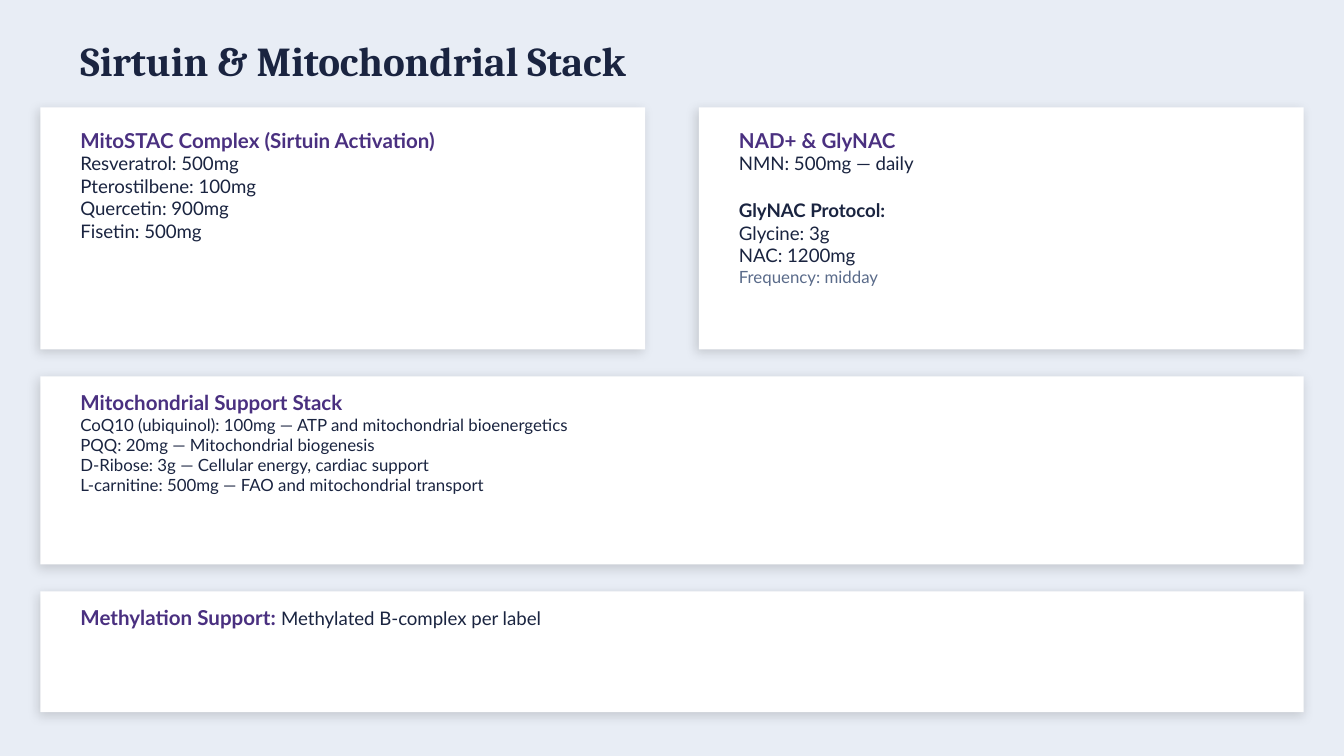
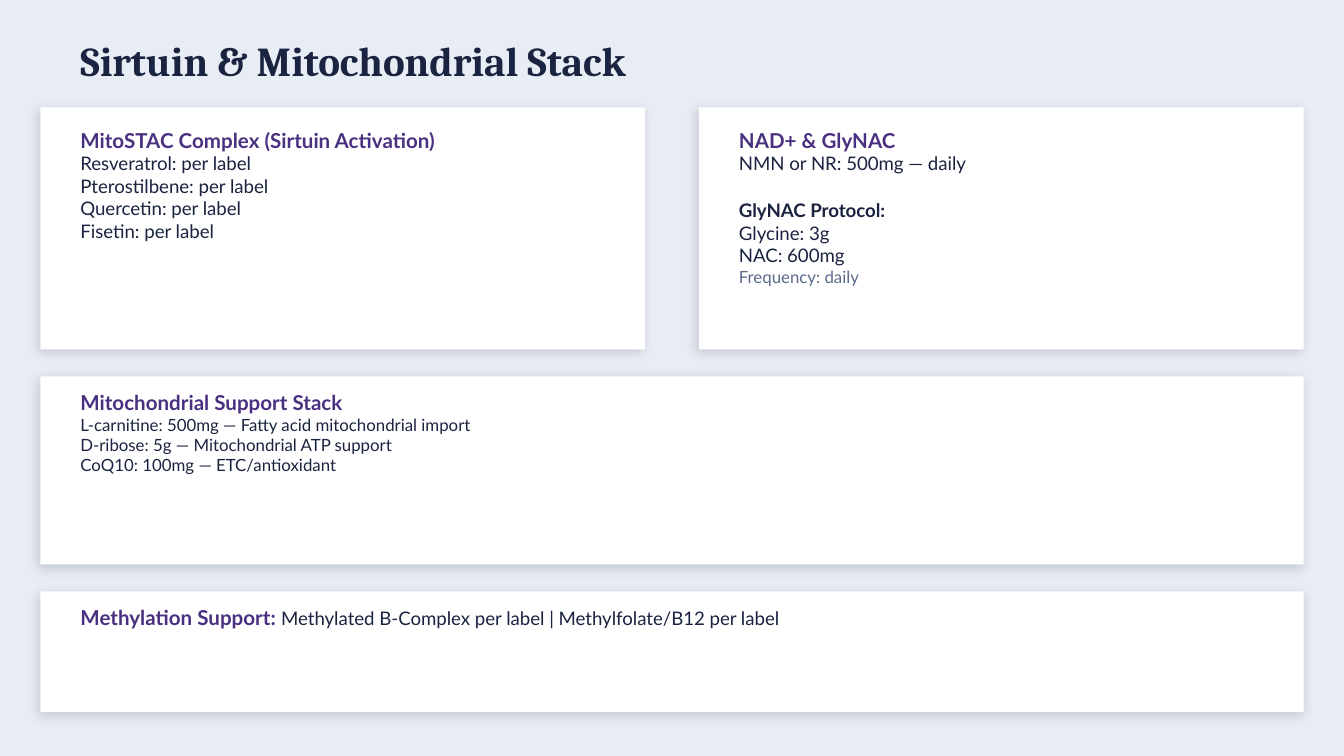
Before and after one commit to bfiveash22/ALLIO-ON-REPLIT, a slide deck: slide 23 of artifacts/api-server/generated-protocols/Annette_Gomer_Protocol_Presentation.pptx (slide 22 before the commit). Drawn at 1344x756 pixels with LibreOffice and Linux fonts; fonts in the diff are those of the drawing. Boxes give left, top, right and bottom in pixels: in the first picture for what was removed or moved away, otherwise in the second. Text is boxed around its words. In the diff, an @@ line names an element or a change of style, - is before the commit and + after.

```diff
--- a/artifacts/api-server/generated-protocols/Annette_Gomer_Protocol_Presentation.pptx
+++ b/artifacts/api-server/generated-protocols/Annette_Gomer_Protocol_Presentation.pptx
@@ text at [80, 156, 268, 242]: text changed @@
-Resveratrol: 500mg
-Pterostilbene: 100mg
-Quercetin: 900mg
-Fisetin: 500mg
+Resveratrol: per label
+Pterostilbene: per label
+Quercetin: per label
+Fisetin: per label
@@ text at [739, 156, 966, 174]: text changed @@
-NMN: 500mg — daily
+NMN or NR: 500mg — daily
@@ text at [739, 248, 859, 286]: text changed @@
-NAC: 1200mg
-Frequency: midday
+NAC: 600mg
+Frequency: daily
@@ text at [80, 418, 470, 474]: text changed @@
-CoQ10 (ubiquinol): 100mg — ATP and mitochondrial bioenergetics
-PQQ: 20mg — Mitochondrial biogenesis
-D-Ribose: 3g — Cellular energy, cardiac support
-L-carnitine: 500mg — FAO and mitochondrial transport
+L-carnitine: 500mg — Fatty acid mitochondrial import
+D-ribose: 5g — Mitochondrial ATP support
+CoQ10: 100mg — ETC/antioxidant
@@ text at [80, 609, 779, 629]: text changed @@
-Methylation Support: Methylated B-complex per label
+Methylation Support: Methylated B-Complex per label | Methylfolate/B12 per label
```
Also in this commit, not shown: 3 other slides changed, 27 slides added, 26 slides removed, 10 other files.
